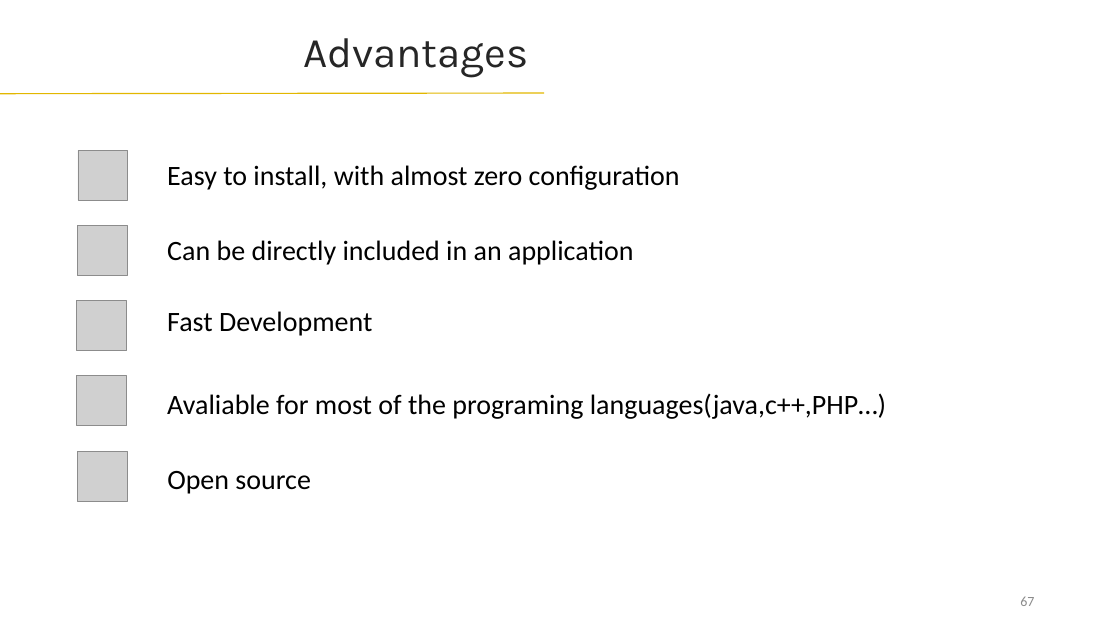
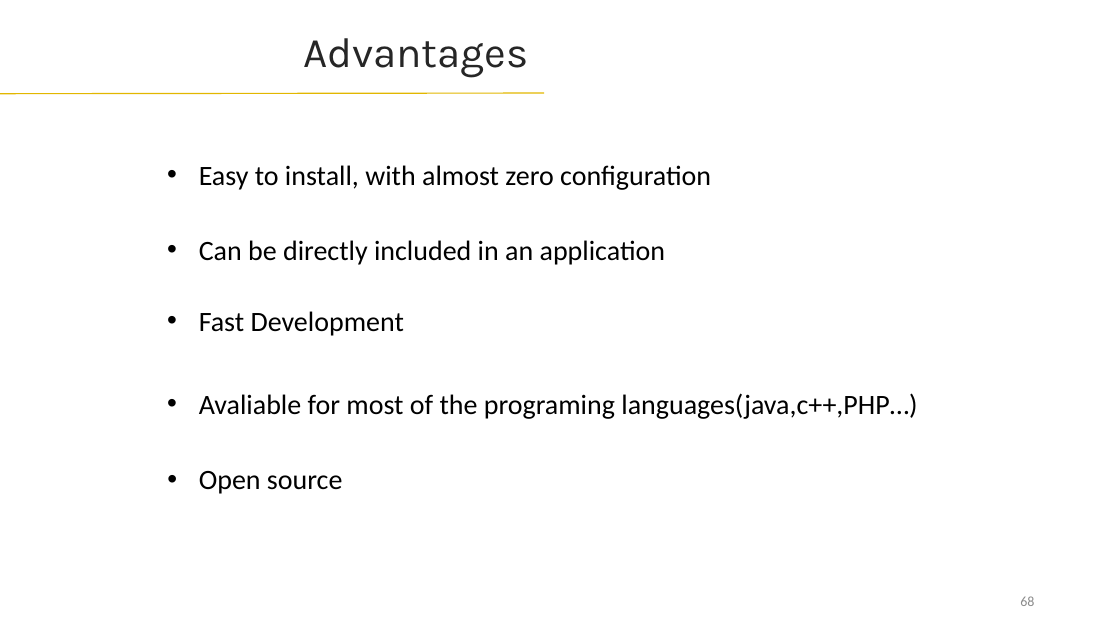
Before and after one commit to lahcenrahlaoui/Wingardium_Leviosaaaa, a slide deck: slide 68 of Presentation-projet-SQLite (1) - Copy.pptx (slide 67 before the commit). Drawn at 1120x630 pixels with LibreOffice and Linux fonts; fonts in the diff are those of the drawing; grey boxes stand for pictures. Boxes give left, top, right and bottom in pixels: in the first picture for what was removed or moved away, otherwise in the second. Text is boxed around its words. In the diff, an @@ line names an element or a change of style, - is before the commit and + after.

```diff
--- a/Presentation-projet-SQLite (1) - Copy.pptx
+++ b/Presentation-projet-SQLite (1) - Copy.pptx
@@ picture removed at bbox=[78, 150, 128, 200] @@
@@ picture removed at bbox=[77, 225, 127, 275] @@
@@ picture removed at bbox=[76, 301, 126, 350] @@
@@ picture removed at bbox=[76, 376, 126, 426] @@
@@ picture removed at bbox=[77, 451, 127, 501] @@
@@ bullet none to • in 5 elements at bbox=[199, 165, 711, 190], bbox=[199, 240, 665, 265], bbox=[199, 311, 404, 336], bbox=[199, 393, 917, 419], bbox=[199, 471, 343, 494] @@
@@ page number at bbox=[1020, 596, 1034, 606]: text changed @@
-67
+68
```
Also in this commit, not shown: 6 other slides changed, 6 slides added, 5 slides removed.
